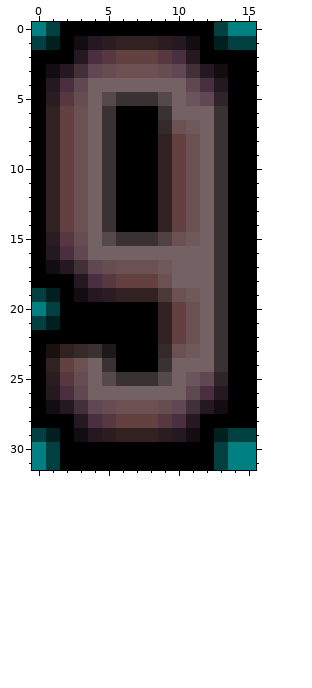
Edited in one commit: pixel-art sprite (Resources/9.png). Above: the version before the commit.
The file is 16x32 pixels. Colours within 5 levels of each other are drawn and written as one.
Once edited:
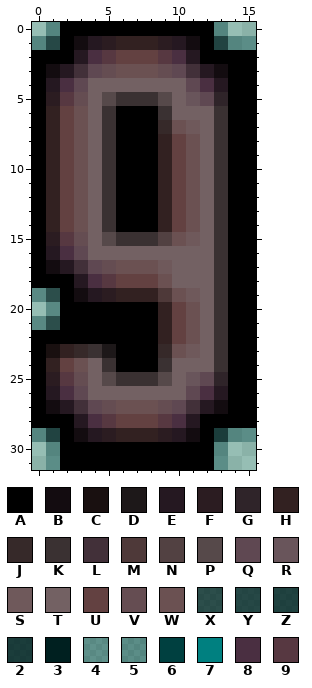
Palette (. is transparent): A #000000  B #130c10  C #191010  D #1d1819  E #251821  F #2b1c21  G #2f2429  H #322121  J #362929  K #3a3132  L #423039  M #4e3939  N #524142  P #56494a  Q #5f4852  R #69555b  S #6f595b  T #736163  U #634141  V #654d52  W #6b5152  X #002020b5  Y #002020be  Z #002020c7  2 #002020d1  3 #002020  4 #0040405b  5 #00404064  6 #004040  7 #008080  8 #4a2f41  9 #573841
Change:
Colour 3 becomes colour 2 in row 29 at x 13.
Colour 6 becomes colour 4 in row 19 at x 0; in row 20 at x 1; in row 21 at x 0.
Colour 6 becomes colour 5 in row 0 at x 1 and 13; in row 1 at x 0 and 14 to 15; in row 29 at x 0 and 14 to 15; in rows 30 to 31 at x 1 and 13.
Colour 3 becomes colour X in row 19 at x 1; in row 21 at x 1.
Colour 3 becomes colour Y in row 1 at x 1.
Colour 3 becomes colour Z in row 1 at x 13; in row 29 at x 1.
The author cleared colour 7 in row 0 at x 0 and 14 to 15; in row 20 at x 0; in rows 30 to 31 at x 0 and 14 to 15.
